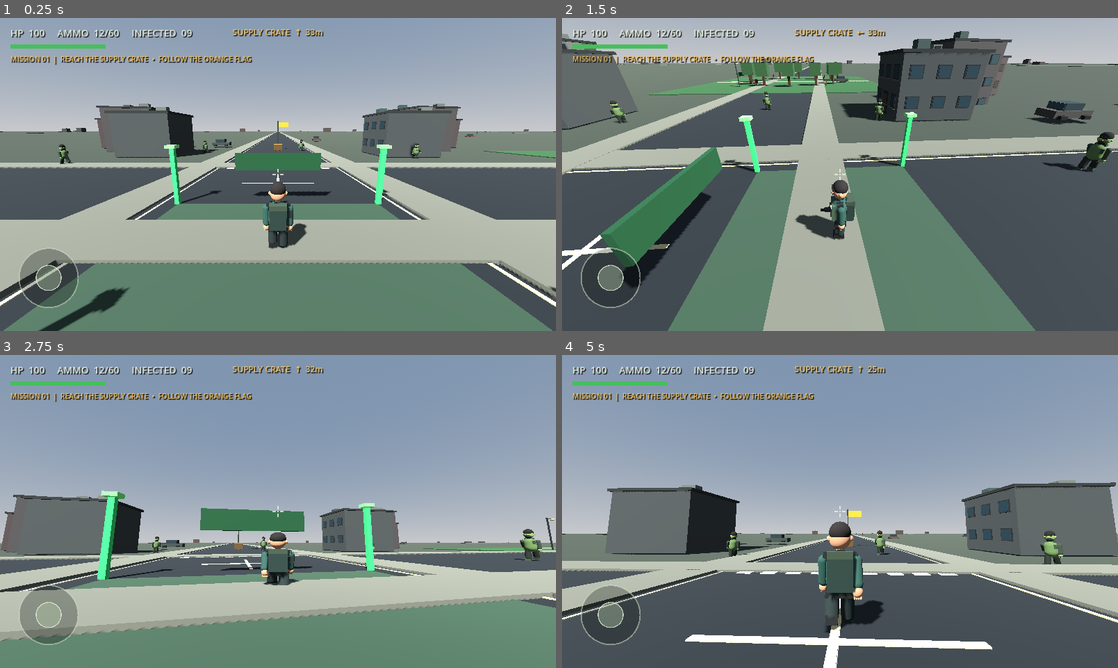
Above: before the commit, frames 1-4 (two rows, left to right).
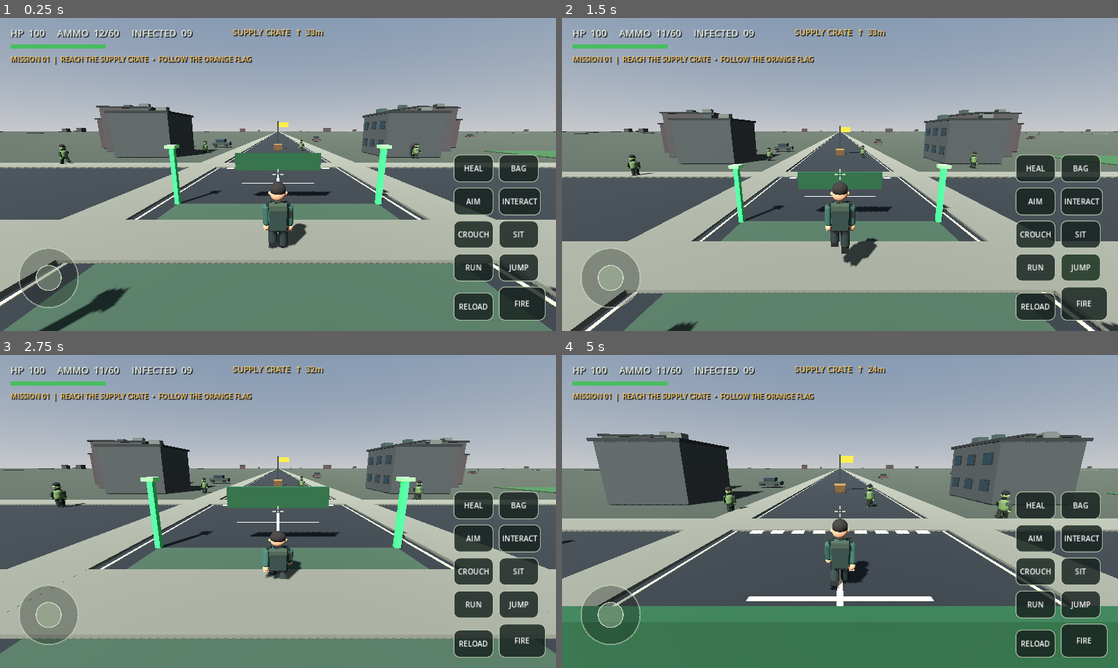
Above: after the commit, the same moments.

Repository: aljunatis40-alt/zombie-world-survivor
Game: Godot game, scene res://scenes/main.tscn
Same seed, same stepped clock (60 frames per second), same inputs: the game is played once before the commit and once after it.
Inputs (mouse positions are in pixels of both pictures, inside the frame that each line leads up to):
- Up to frame 1 (0.25 s): no input
- Up to frame 2 (1.5 s): click (1084, 302) at 0.5 s, where only the run after the commit has a clickable "FIRE"; click (1079, 268) at 1.25 s, where only the run after the commit has a clickable "JUMP"
- Up to frame 3 (2.75 s): move the mouse to (305, 511) at 2.02 s; hold W (move_forward) from 2.03 s (still down); tap C (crouch) at 2.1 s
- Up to frame 4 (5 s): keep holding W (move_forward); move the mouse to (812, 511) at 2.77 s; click (812, 511) at 2.85 s; move the mouse to (851, 505) at 3.52 s; hold Shift (sprint) 3.53-4.28 s; move the mouse to (834, 517) at 4.27 s; tap C (crouch) at 4.35 s

The runs differ from the first frame. In frame 1, 6.2% of the frame differs, in the area x 10-99%, y 38-97%; in frame 2, 79%, in the area x 0-100%, y 0-100%; in frame 3, 59%; in frame 4, 68%.

Commit message:
Fix Android HUD controls using explicit screen coordinates

Diff:
--- a/scripts/hud.gd
+++ b/scripts/hud.gd
@@ -44,7 +44,9 @@
 var sprint_active := false
 
 func _ready() -> void:
-	mouse_filter = Control.MOUSE_FILTER_IGNORE
+	mouse_filter = Control.MOUSE_FILTER_STOP
+	z_index = 100
+	visible = true
 	set_anchors_and_offsets_preset(Control.PRESET_FULL_RECT)
 	_build_hud()
 	call_deferred("_find_player")
@@ -205,12 +207,14 @@
 		inventory_button.text = "CLOSE" if inventory_panel.visible else "BAG"
 
 func _place_button(button: Button, button_size: Vector2, offset: Vector2) -> void:
-	button.anchor_left = 1.0
-	button.anchor_top = 1.0
-	button.anchor_right = 1.0
-	button.anchor_bottom = 1.0
+	# Use explicit top-left coordinates. Bottom-right anchor offsets can be
+	# misinterpreted by some Android stretch/safe-area combinations.
+	button.set_anchors_preset(Control.PRESET_TOP_LEFT)
 	button.size = button_size
-	button.position = offset
+	button.position = Vector2(size.x + offset.x, size.y + offset.y)
+	button.z_index = 101
+	button.visible = true
+	button.focus_mode = Control.FOCUS_NONE
 	button.add_theme_font_size_override("font_size", roundi(17.0 * ui_scale))
 
 func _button_style(color: Color) -> StyleBoxFlat:
